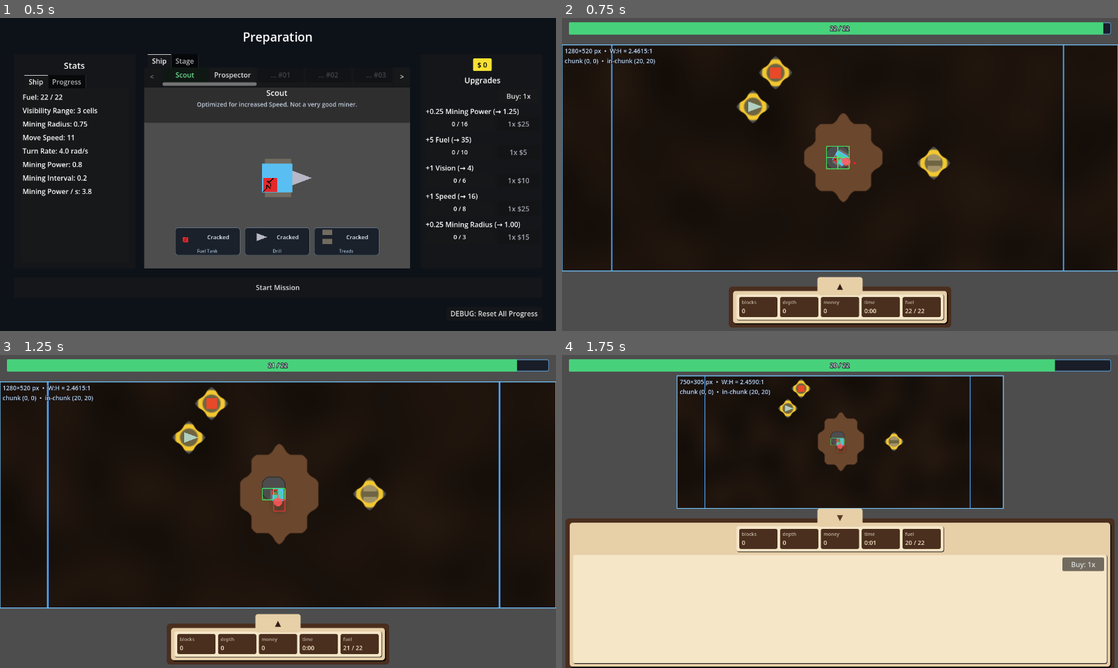
Above: before the commit, frames 1-4 (two rows, left to right).
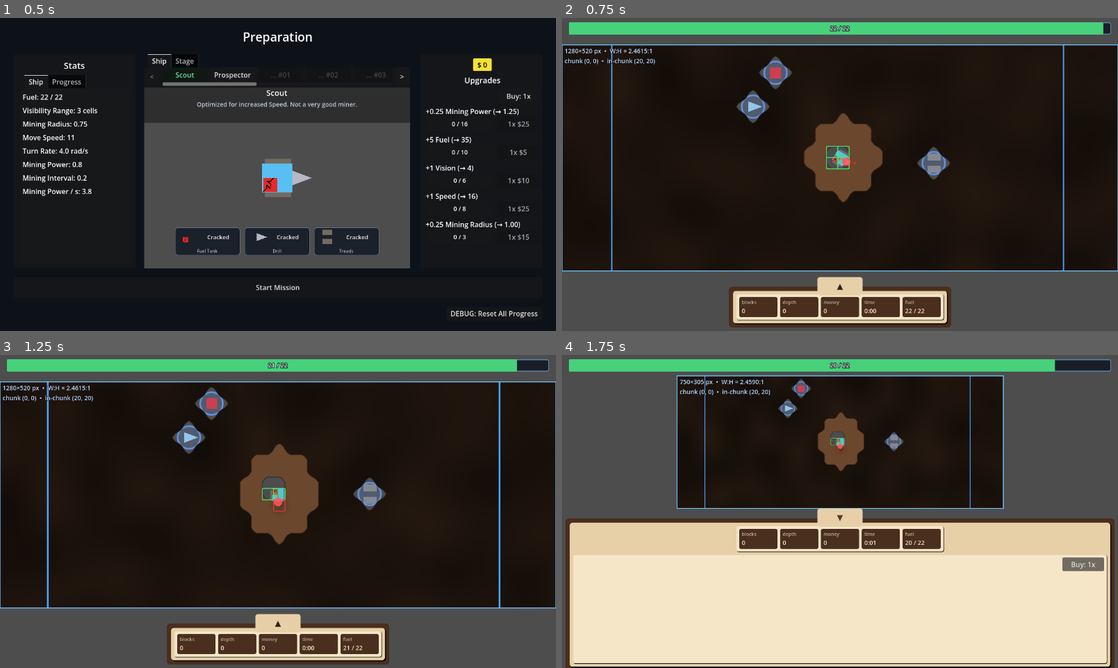
Above: after the commit, the same moments.

Repository: caboyd/blast_game
Game: Godot game, scene res://scenes/prep/Prep.tscn
The game is run twice, just before and just after one commit, with the same random seed, the same clock (stepped at 60 frames per second) and the same inputs.
Inputs:
- Up to frame 1 (0.5 s): no input
- Up to frame 2 (0.75 s): click "Start Mission" at 0.5 s
- Up to frame 3 (1.25 s): no input
- Up to frame 4 (1.75 s): click "▲" at 1.25 s

Frame 1 is identical in both runs. In frame 2, 0.9% of the frame differs, in the area x 31-70%, y 12-51%; in frame 3, 0.9%; in frame 4, 0.3%.

Commit message:
Refactor GlobalPartGroundPickup visuals and remove fog_of_war shader
- Updated the visual representation in GlobalPartGroundPickup by changing the color and stroke width of the drawn elements for improved aesthetics.
- Removed the obsolete fog_of_war shader and its associated UID file to streamline the project and eliminate unused resources.

Diff:
--- a/scripts/world/GlobalPartGroundPickup.gd
+++ b/scripts/world/GlobalPartGroundPickup.gd
@@ -42,8 +42,8 @@
 	if r <= 0.0:
 		return
 	var ctr: Vector2 = cs.position
-	draw_circle(ctr, r, Color(0.98, 0.78, 0.12, 0.2))
-	draw_arc(ctr, r, 0.0, TAU, 64, Color(1.0, 0.82, 0.18, 0.92), 2.0, true)
+	draw_circle(ctr, r, Color(0.39215687, 0.58431375, 0.92941177, 0.2))
+	draw_arc(ctr, r, 0.0, TAU, 64, Color(0.39215687, 0.58431375, 0.92941177,1) , 0.5, true)
 
 
 func _mount_visual_if_needed() -> void:
--- a/shaders/fog_of_war.gdshader
+++ /dev/null
@@ -1,24 +0,0 @@
-shader_type canvas_item;
-
-uniform sampler2D reveal_tex : filter_nearest;
-uniform vec4 fog_color : source_color = vec4(0.02, 0.02, 0.05, 0.92);
-uniform float edge_soft : hint_range(0.0, 0.5) = 0.12;
-
-void fragment() {
-	ivec2 ts = textureSize(reveal_tex, 0);
-	if (ts.x < 1 || ts.y < 1) {
-		COLOR = fog_color;
-	} else {
-		vec2 p = UV * vec2(float(ts.x), float(ts.y)) - vec2(0.5);
-		vec2 fp = floor(p);
-		vec2 f = p - fp;
-		ivec2 i00 = ivec2(int(fp.x), int(fp.y));
-		float s00 = texelFetch(reveal_tex, clamp(i00 + ivec2(0, 0), ivec2(0), ts - ivec2(1)), 0).r;
-		float s10 = texelFetch(reveal_tex, clamp(i00 + ivec2(1, 0), ivec2(0), ts - ivec2(1)), 0).r;
-		float s01 = texelFetch(reveal_tex, clamp(i00 + ivec2(0, 1), ivec2(0), ts - ivec2(1)), 0).r;
-		float s11 = texelFetch(reveal_tex, clamp(i00 + ivec2(1, 1), ivec2(0), ts - ivec2(1)), 0).r;
-		float rev = mix(mix(s00, s10, f.x), mix(s01, s11, f.x), f.y);
-		float fog_a = 1.0 - smoothstep(0.5 - edge_soft, 0.5 + edge_soft, rev);
-		COLOR = vec4(fog_color.rgb, fog_color.a * fog_a);
-	}
-}
Not shown, removed: shaders/fog_of_war.gdshader.uid
